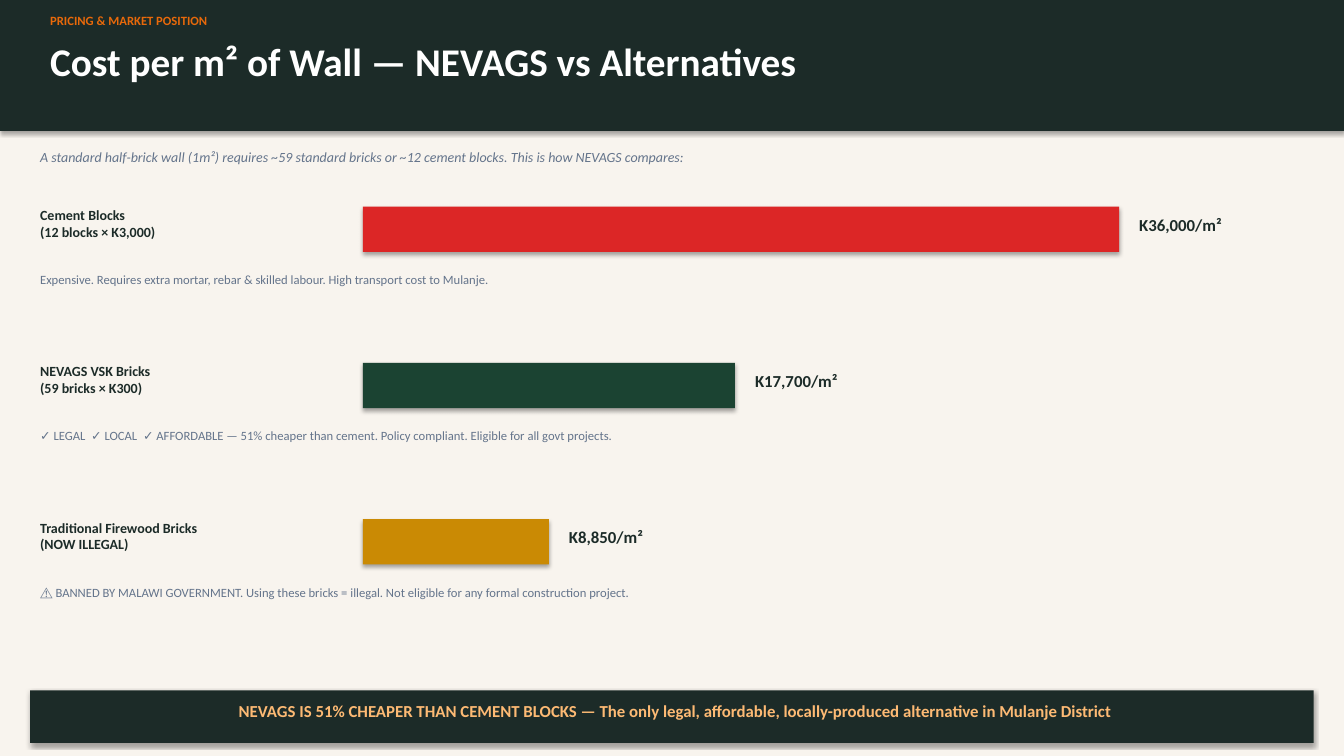
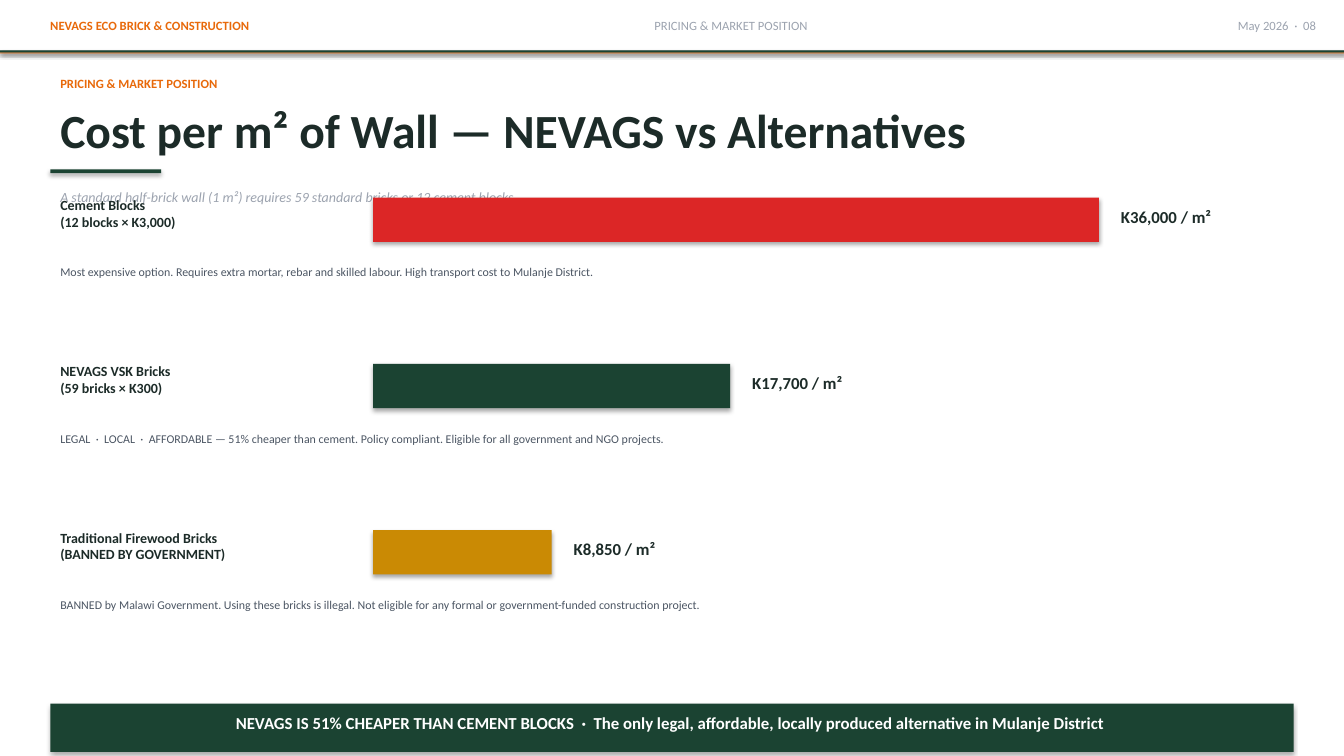
Before and after one commit to Tausi95/nevags, a slide deck: slide 8 of NEVAGS_DEC_Presentation_2026.pptx (slide 7 before the commit). Drawn at 1344x756 pixels with LibreOffice and Linux fonts; fonts in the diff are those of the drawing. Boxes give left, top, right and bottom in pixels: in the first picture for what was removed or moved away, otherwise in the second. Text is boxed around its words. In the diff, an @@ line names an element or a change of style, - is before the commit and + after.

```diff
--- a/NEVAGS_DEC_Presentation_2026.pptx
+++ b/NEVAGS_DEC_Presentation_2026.pptx
@@ rectangle at [0,0,1344,756]: fill #F8F4EE to #FFFFFF @@
@@ rectangle added at [0,0,1344,50], fill #FFFFFF @@
@@ text added at [50,21,249,30], 9 pt, text #E8690A, bold @@
+NEVAGS ECO BRICK & CONSTRUCTION
@@ text added at [654,22,808,30], 9 pt, text #9CA3AF @@
+PRICING & MARKET POSITION
@@ text added at [1238,21,1316,32], 9 pt, text #9CA3AF @@
+May 2026 · 08
@@ rectangle: place and size @@
-rectangle at [0,0,1344,131]
+rectangle at [0,52,1344,53]
@@ rectangle at [0,52,1344,53]: fill #1C2B28 to #E8690A @@
@@ rectangle added at [0,50,1344,52], fill #1B4332 @@
@@ text "PRICING & MARKET POSITION": place and size @@
-text "PRICING & MARKET POSITION" at [50,16,207,25]
+text "PRICING & MARKET POSITION" at [60,79,217,88]
@@ text "Cost per m² of Wall ...": place and size @@
-text "Cost per m² of Wall ..." at [50,45,796,82]
+text "Cost per m² of Wall ..." at [60,111,965,156]
@@ text "Cost per m² of Wall ..." at [60,111,965,156]: size 28 to 34 pt, text colour #FFFFFF to #1C2B28 @@
@@ rectangle added at [50,169,161,173], fill #1B4332 @@
@@ text "Cement Blocks (12 blocks × ...": place and size @@
-text "Cement Blocks (12 blocks × ..." at [40,210,155,239]
+text "Cement Blocks (12 blocks × ..." at [60,198,176,229]
@@ text at [60,190,518,206]: text changed; text colour #64748B to #9CA3AF @@
-A standard half-brick wall (1m²) requires ~59 standard bricks or ~12 cement blocks. This is how NEVAGS compares:
+A standard half-brick wall (1 m²) requires 59 standard bricks or 12 cement blocks.
@@ rectangle: place and size @@
-rectangle at [363,207,1119,252]
+rectangle at [373,198,1099,242]
@@ text at [1121,210,1211,225]: spaces changed @@
-K36,000/m²
+K36,000 / m²
@@ text at [60,267,593,278]: text changed; size 9 to 8.5 pt; text colour #64748B to #4B5563 @@
-Expensive. Requires extra mortar, rebar & skilled labour. High transport cost to Mulanje.
+Most expensive option. Requires extra mortar, rebar and skilled labour. High transport cost to Mulanje District.
@@ text "NEVAGS VSK Bricks (59 bricks ...": place and size @@
-text "NEVAGS VSK Bricks (59 bricks ..." at [40,366,150,395]
+text "NEVAGS VSK Bricks (59 bricks ..." at [60,366,170,395]
@@ rectangle: place and size @@
-rectangle at [363,363,735,408]
+rectangle at [373,364,730,408]
@@ text at [752,376,842,391]: spaces changed @@
-K17,700/m²
+K17,700 / m²
@@ text at [60,434,664,445]: text changed; size 9 to 8.5 pt; text colour #64748B to #4B5563 @@
-✓ LEGAL ✓ LOCAL ✓ AFFORDABLE — 51% cheaper than cement. Policy compliant. Eligible for all govt projects.
+LEGAL · LOCAL · AFFORDABLE — 51% cheaper than cement. Policy compliant. Eligible for all government and NGO projects.
@@ text at [60,533,226,561]: text changed @@
-Traditional Firewood Bricks
-(NOW ILLEGAL)
+Traditional Firewood Bricks
+(BANNED BY GOVERNMENT)
@@ rectangle: place and size @@
-rectangle at [363,519,548,565]
+rectangle at [373,530,552,575]
@@ text at [574,542,655,557]: spaces changed @@
-K8,850/m²
+K8,850 / m²
@@ text at [60,600,699,611]: text changed; size 9 to 8.5 pt; text colour #64748B to #4B5563 @@
-⚠ BANNED BY MALAWI GOVERNMENT. Using these bricks = illegal. Not eligible for any formal construction project.
+BANNED by Malawi Government. Using these bricks is illegal. Not eligible for any formal or government-funded construction project.
@@ rectangle: place and size @@
-rectangle at [30,691,1314,743]
+rectangle at [50,704,1294,752]
@@ rectangle at [50,704,1294,752]: fill #1C2B28 to #1B4332 @@
@@ text at [236,717,1104,732]: text changed; text colour #FDBA74 to #FFFFFF @@
-NEVAGS IS 51% CHEAPER THAN CEMENT BLOCKS — The only legal, affordable, locally-produced alternative in Mulanje District
+NEVAGS IS 51% CHEAPER THAN CEMENT BLOCKS · The only legal, affordable, locally produced alternative in Mulanje District
```
Also in this commit, not shown: 13 other slides changed, 2 slides added, 1 other file.
